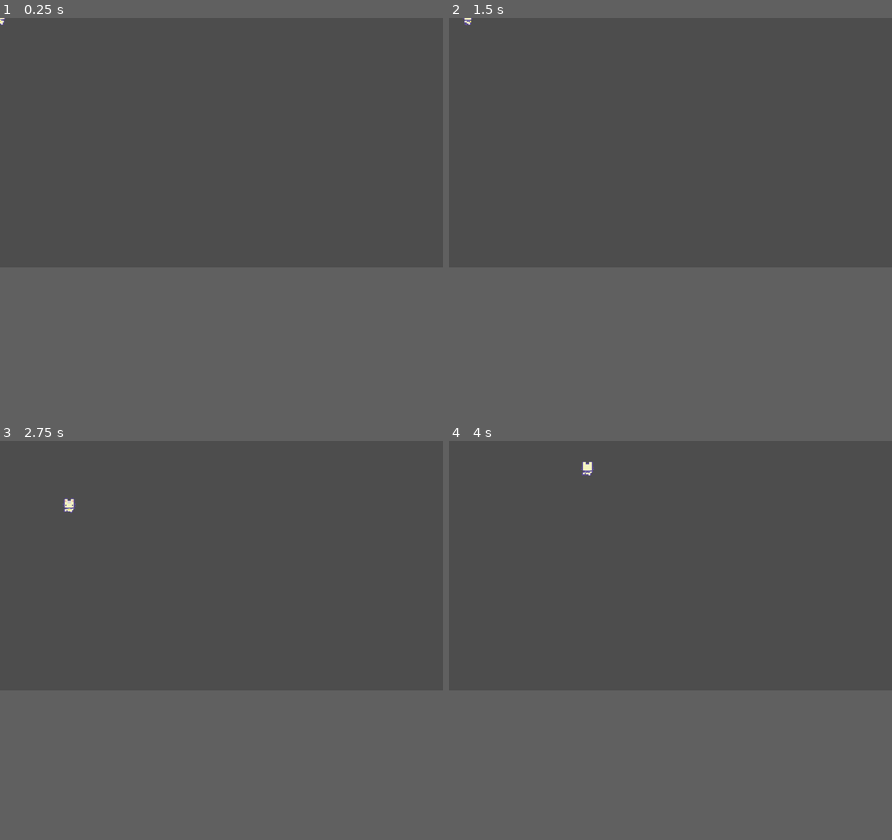
Above: before the commit, frames 1-4 (two rows, left to right).
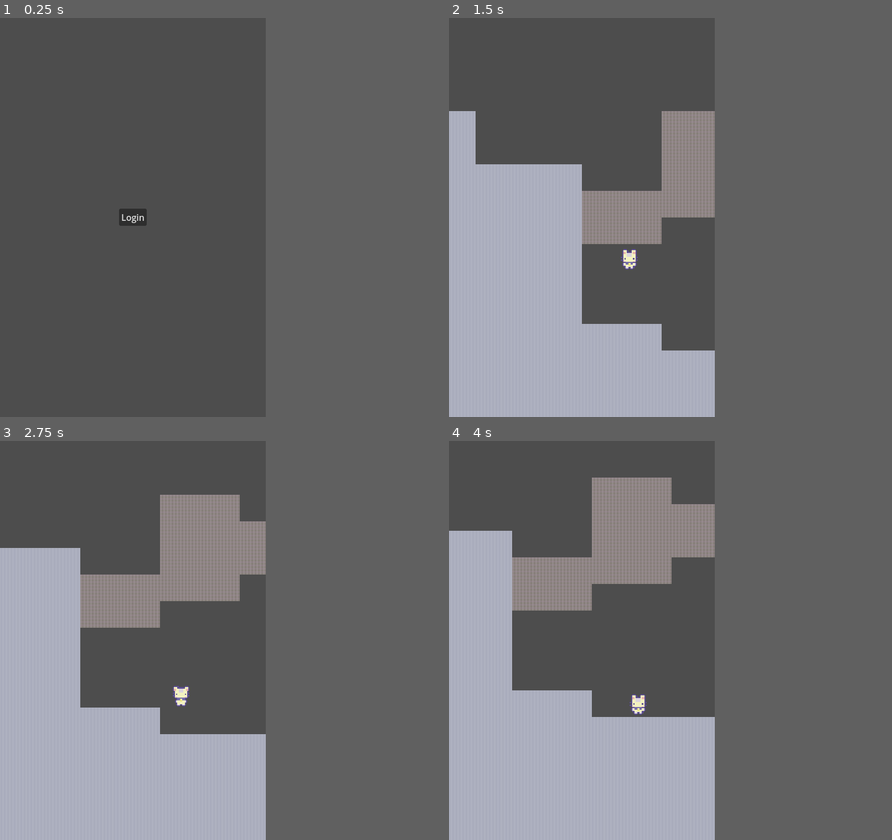
Above: after the commit, the same moments.

Repository: TebelR/devClubHack2025
Game: Godot game, scene res://main.tscn
Two runs of this game, one before a commit and one after it. Both use one fixed random seed, a clock stepped at 60 frames per second and the inputs below. Before the commit the project starts from res://Levels/game_level.tscn.
Inputs (mouse positions are in pixels of both pictures, inside the frame that each line leads up to):
- Up to frame 1 (0.25 s): no input
- Up to frame 2 (1.5 s): click (670, 141) at 0.5 s, where only the run after the commit has a clickable "Login"; tap Enter (ui_accept) at 1.25 s; move the mouse to (767, 129) at 1.27 s; hold D (right, bound only before the commit) from 1.28 s (still down)
- Up to frame 3 (2.75 s): tap Enter (ui_accept) at 1.52, 2.27 s; move the mouse to (132, 576) at 2.02 s; release D (right, bound only before the commit) at 2.03 s; hold S (down, bound only before the commit) from 2.03 s (still down)
- Up to frame 4 (4 s): move the mouse to (714, 512) at 2.77 s; release S (down, bound only before the commit) at 2.78 s; hold D (right, bound only before the commit) 2.78-3.53 s; move the mouse to (648, 616) at 3.52 s; hold W (up, bound only before the commit) from 3.53 s (still down); tap Enter (ui_accept) at 3.77 s
In our replay, the window is 800x450 before the commit and 480x720 after it. These sizes can differ from the game's own. Grey fills any space a smaller window leaves; there, only what the larger window draws over its background counts as a difference.

The runs differ from the first frame. In frame 1, 0.3% of the frame differs, in the area x 0-34%, y 0-53%; in frame 2, 19%, in the area x 0-60%, y 0-84%; in frame 3, 18%; in frame 4, 16%.

Commit message:
project tweak

Diff:
--- a/Characters/player.gd
+++ b/Characters/player.gd
@@ -79,13 +79,6 @@
 
 
 func _process(delta: float) -> void:
-	#if(moving):
-		#var old_pos = position
-		#print(position)
-		#position = position.move_toward(next_loc, SPEED * delta)
-		#var diff = old_pos - position
-		#if(sqrt(pow(diff.x,2) + pow(diff.y,2))<0.5):
-			#moving = false#stop moving if got close enough
 			if(next_loc):
 				position = position.move_toward(next_loc, SPEED * delta)
 
--- a/project.godot
+++ b/project.godot
@@ -11,44 +11,21 @@
 [application]
 
 config/name="BisonValley"
-run/main_scene="res://Levels/game_level.tscn"
+run/main_scene="res://main.tscn"
 config/features=PackedStringArray("4.3", "Mobile")
 config/icon="res://icon.svg"
 
 [display]
 
-
-window/size/viewport_width=1920
-window/size/viewport_height=1080
+window/size/viewport_width=480
+window/size/viewport_height=720
+window/size/resizable=false
 window/stretch/mode="canvas_items"
-window/stretch/scale=4.0
+window/handheld/orientation=1
 
 [editor_plugins]
 
 enabled=PackedStringArray("res://addons/GeolocationPlugin/plugin.cfg")
-
-[input]
-
-up={
-"deadzone": 0.5,
-"events": [Object(InputEventKey,"resource_local_to_scene":false,"resource_name":"","device":-1,"window_id":0,"alt_pressed":false,"shift_pressed":false,"ctrl_pressed":false,"meta_pressed":false,"pressed":false,"keycode":0,"physical_keycode":87,"key_label":0,"unicode":119,"location":0,"echo":false,"script":null)
-]
-}
-down={
-"deadzone": 0.5,
-"events": [Object(InputEventKey,"resource_local_to_scene":false,"resource_name":"","device":-1,"window_id":0,"alt_pressed":false,"shift_pressed":false,"ctrl_pressed":false,"meta_pressed":false,"pressed":false,"keycode":0,"physical_keycode":83,"key_label":0,"unicode":115,"location":0,"echo":false,"script":null)
-]
-}
-left={
-"deadzone": 0.5,
-"events": [Object(InputEventKey,"resource_local_to_scene":false,"resource_name":"","device":-1,"window_id":0,"alt_pressed":false,"shift_pressed":false,"ctrl_pressed":false,"meta_pressed":false,"pressed":false,"keycode":0,"physical_keycode":65,"key_label":0,"unicode":97,"location":0,"echo":false,"script":null)
-]
-}
-right={
-"deadzone": 0.5,
-"events": [Object(InputEventKey,"resource_local_to_scene":false,"resource_name":"","device":-1,"window_id":0,"alt_pressed":false,"shift_pressed":false,"ctrl_pressed":false,"meta_pressed":false,"pressed":false,"keycode":0,"physical_keycode":68,"key_label":0,"unicode":100,"location":0,"echo":false,"script":null)
-]
-}
 
 [rendering]
 
